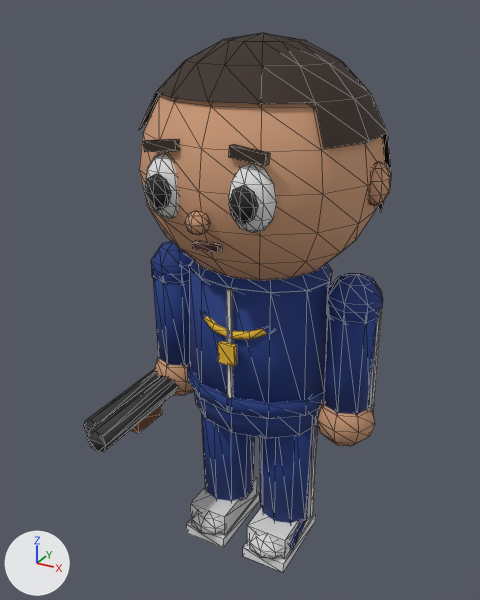
Two versions of the glTF model assets/models/bubu.glb, one commit apart.
Before and after are seen from a 50 mm camera at (0.798, -1.565, 1.58) aimed at (-0.043, -0.037, 0.816). Lighting does not change. The marker at lower left points along +X, +Y and +Z. The first picture is the older version. Mesh edges are drawn as thin lines. Vertices at exactly the same position are counted once.

Names of what the first picture shows: 'bubu'.
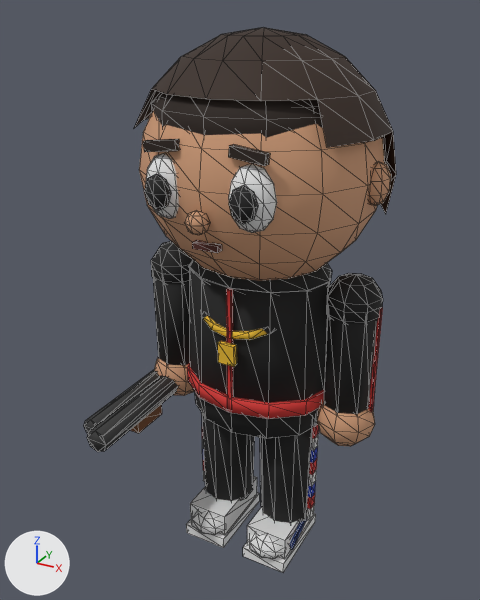
Location of each change, [x1, y1, x2, y2] in pixels of the pictures (480 x 600 px):
'bubu', reshaped
    before: [84, 33, 391, 572]
    after: [84, 27, 396, 572]
part 1 of me_bubu, added
    after: [151, 92, 323, 138]
part 2 of me_bubu, rebuilt
    before: [139, 33, 391, 211]
    after: [134, 27, 396, 214]
part 3 of me_bubu, built on
    before: [204, 425, 318, 519]
    after: [201, 412, 319, 520]
part 4 of me_bubu, recoloured (blue to black)
    both: [151, 151, 383, 523]

The edits, one by one:
me_bubu is used by ob_bubu; location (0.0, 0.0, 0.0).
me_bubu had 1102 vertices, 2010 faces and spanned x -0.37..0.37, y -0.42..0.33, z 0.0..1.52.
me_bubu now has 1272 vertices, 2346 faces and spans x -0.37..0.37, y -0.42..0.34, z 0.0..1.54.
me_bubu part 1: a new loose piece, a UV sphere (12 segments, 7 rings, poles along z) spanning x -0.27..0.27, y -0.28..0.24, z 1.18..1.47, in mat_bubu_mat.
me_bubu part 2: the loose piece of 68 vertices spanning x -0.33..0.33, y -0.26..0.33, z 1.1..1.52 is rebuilt with 68 vertices and now spans x -0.34..0.34, y -0.27..0.34, z 1.09..1.54.
Part 3, on me_bubu:
22 faces are deleted.
72 vertices are added at x -0.2..0.2, y -0.01..0.01, z 0.14..0.41.
8 new vertices lie (0.0, 0.0, 0.04) away from vertices in x -0.2..0.2, y -0.01..0.01, z 0.1.
8 new vertices lie (0.0, 0.0, -0.05) away from vertices in x -0.2..0.2, y -0.01..0.01, z 0.5.
8 new vertices lie (0.0, 0.0, -0.04) away from vertices in x -0.2..0.2, y -0.01..0.01, z 0.45.
214 new faces join them.
me_bubu part 4: 592 kept faces spanning x -0.36..0.36, y -0.29..0.18, z 0.1..1.3 get new vertex colours; the middle colour goes from blue #1f3f8f to black #151515.
Other edits to the shape of me_bubu do not show in these pictures.
